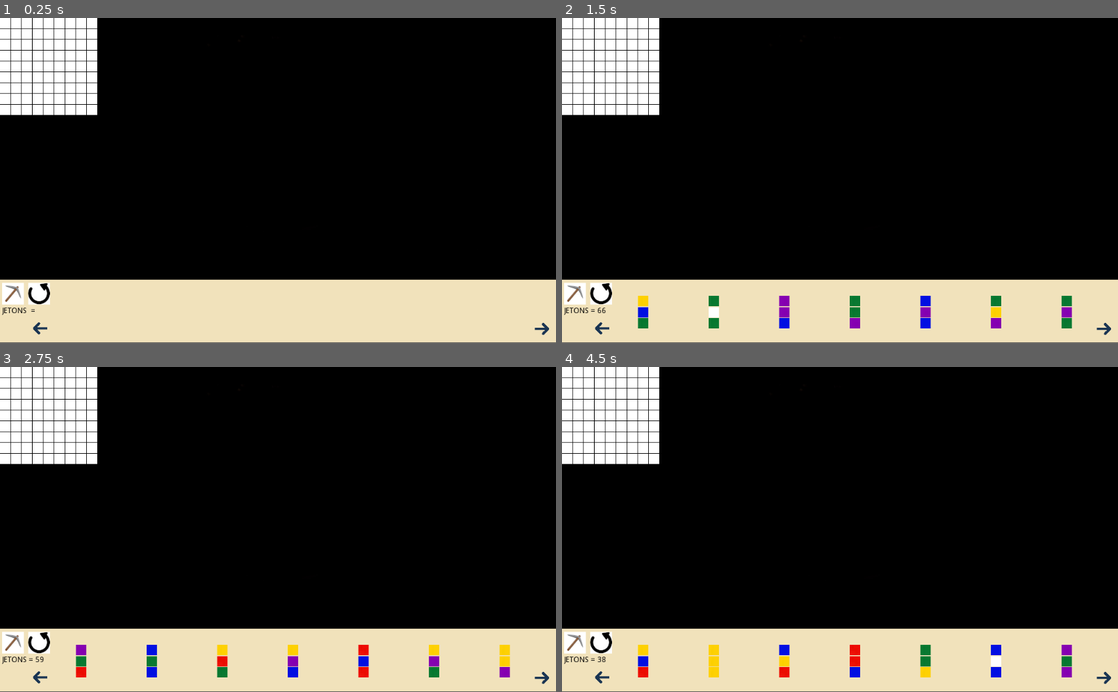
Above: before the commit, frames 1-4 (two rows, left to right).
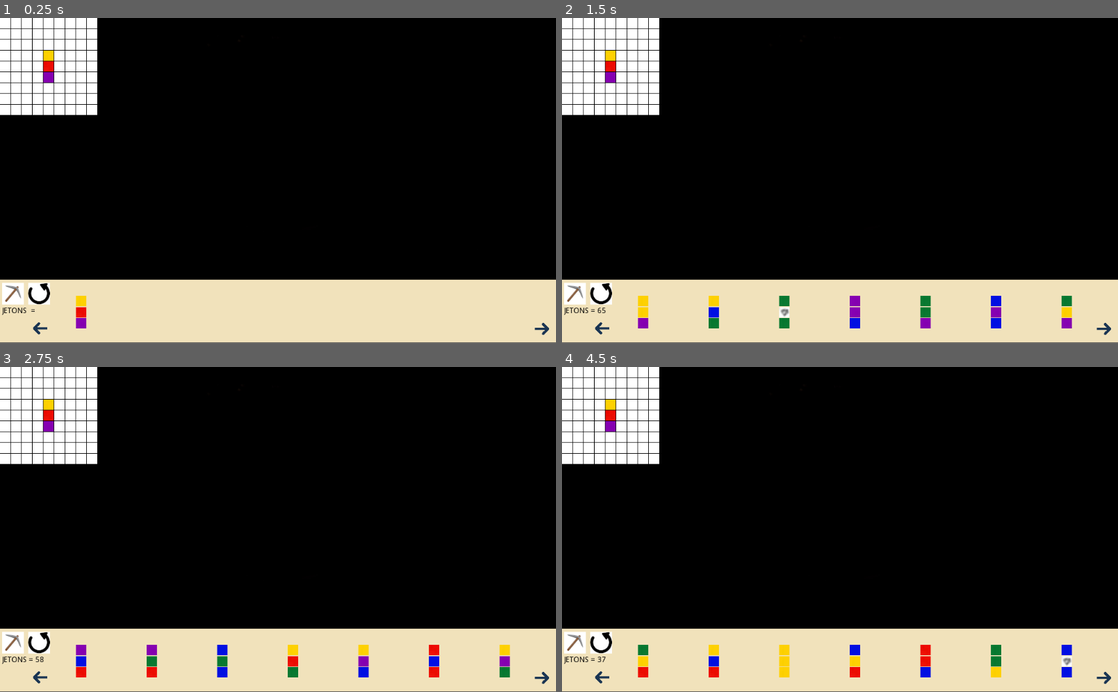
Above: after the commit, the same moments.

Repository: tartempion-sdr/chromino-V2
Game: Godot game, scene res://Node2D.tscn
Same seed, same stepped clock (60 frames per second), same inputs: the game is played once before the commit and once after it.
Inputs:
- Up to frame 1 (0.25 s): no input
- Up to frame 2 (1.5 s): click "JETONS =" at 0.5 s; click "JETONS = 73" (after the commit: "JETONS = 72") at 1.25 s
- Up to frame 3 (2.75 s): click "JETONS = 66" (after the commit: "JETONS = 65") at 2 s
- Up to frame 4 (4.5 s): click "JETONS = 59" (after the commit: "JETONS = 58") at 2.75 s; click "JETONS = 52" (after the commit: "JETONS = 51") at 3.5 s; click "JETONS = 45" (after the commit: "JETONS = 44") at 4.25 s

The runs differ from the first frame. In frame 1, 0.4% of the frame differs, in the area x 7-16%, y 9-96%; in frame 2, 1.3%; in frame 3, 1.2%; in frame 4, 1.3%, in the area x 7-92%, y 9-96%.

Commit message:
premier jeton posé

Diff:
--- a/Node2D.gd
+++ b/Node2D.gd
@@ -156,8 +156,24 @@
 
 	random.randomize()
 	pos_plateau()
-
-
+	pioche_jetons(1)
+	test(33, list_couleurs_jetons[hazard][0])
+	test(42, list_couleurs_jetons[hazard][1])
+	test(51, list_couleurs_jetons[hazard][2])
+
+func test(numero, couleur):
+	var child = get_child(numero)
+
+	if child is Area2D:
+
+		print("Child: ", child.name, "Type: ", child)
+
+
+		var childt = child.get_child(0)
+
+		if childt is Sprite:
+			print("Child: ", childt.name, "Type: ", childt)
+			childt.texture = couleur
 
 
 func plateau(pos):
@@ -276,6 +292,7 @@
 func child_pioche_jetons():
 	for d in nb_jetons_pioche:
 		pioche_jetons(d)
+
 		affiche_jetons_piocher()
 		affiche_nb_jetons_restant()
 
@@ -324,6 +341,7 @@
 
 	child_pioche_jetons()
 
+
 func _on_Button_droite_button_down():
 
 	if len(list_affiche_position_porte_jetons) == 0:
--- a/Node2D.tscn
+++ b/Node2D.tscn
@@ -1,9 +1,8 @@
-[gd_scene load_steps=9 format=2]
+[gd_scene load_steps=8 format=2]
 
 [ext_resource path="res://assets/colors/black.jpg" type="Texture" id=1]
 [ext_resource path="res://assets/colors/beige.png" type="Texture" id=2]
 [ext_resource path="res://Node2D.gd" type="Script" id=3]
-[ext_resource path="res://Plateau.tscn" type="PackedScene" id=4]
 [ext_resource path="res://assets/pioche.png" type="Texture" id=5]
 [ext_resource path="res://assets/arrow.png" type="Texture" id=6]
 [ext_resource path="res://assets/arrow-2.png" type="Texture" id=7]
@@ -21,11 +20,6 @@
 __meta__ = {
 "_edit_use_anchors_": false
 }
-
-[node name="Plateau" parent="TextureRect" instance=ExtResource( 4 )]
-visible = false
-position = Vector2( 40, 40 )
-gravity_vec = Vector2( 0, 0 )
 
 [node name="TextureRect2" type="TextureRect" parent="."]
 margin_left = -1.0
--- a/Plateau.tscn
+++ b/Plateau.tscn
@@ -7,11 +7,11 @@
 [node name="Plateau" type="Area2D"]
 position = Vector2( 30, 30 )
 
+[node name="Sprite" type="Sprite" parent="."]
+texture = ExtResource( 2 )
+centered = false
+region_enabled = true
+region_rect = Rect2( 0, 0, 19, 19 )
+
 [node name="CollisionShape2D" type="CollisionShape2D" parent="."]
 shape = SubResource( 1 )
-
-[node name="Sprite" type="TextureRect" parent="CollisionShape2D"]
-texture = ExtResource( 2 )
-__meta__ = {
-"_edit_use_anchors_": false
-}
Binary file changed: assets/colors/joker.jpg
